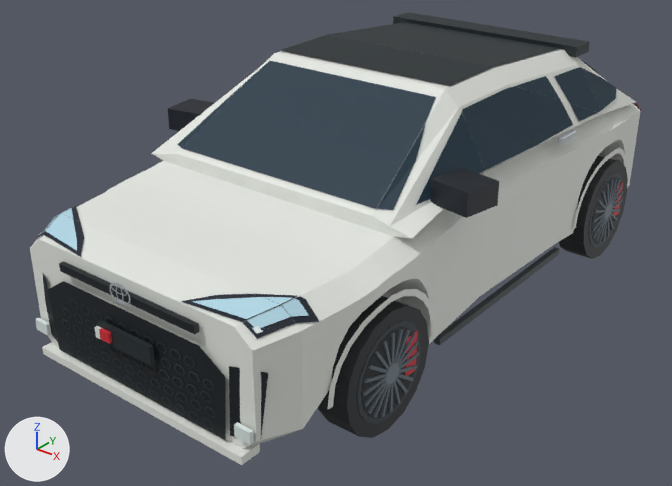
What one commit did to the glTF model web/models/yaris.glb.
The view is the same before and after, from a camera (50 mm lens) standing at (3.12, -4.37, 2.88) and looking at (-0.12, -0.31, 0.36). Lighting does not change. The marker at lower left points along +X, +Y and +Z. The picture after the commit comes second. Vertices at exactly the same position are counted once.

The older version as bpy lines, for what is in view:
```python
me_yaris_body = bpy.data.meshes.new('Yaris body')
me_yaris_body.from_pydata(...)  # 1745 vertices, 1963 faces; spans x -1.09..1.09, y -2.08..2.12, z 0.18..1.49
me_yaris_body.materials.append(mat_yaris_paint_and_tinted_glass)
me_yaris_wheel_shared = bpy.data.meshes.new('Yaris wheel shared')
me_yaris_wheel_shared.from_pydata(...)  # 296 vertices, 480 faces; spans x -0.112..0.112, y -0.34..0.34, z -0.34..0.34
me_yaris_wheel_shared.materials.append(mat_yaris_tyres_and_alloy_wheels)
ob_bl = bpy.data.objects.new('BL', me_yaris_wheel_shared)
ob_bl.location = (0.86, 1.25, 0.34)
ob_car = bpy.data.objects.new('car', me_yaris_body)
ob_car.location = (0.0, 0.0, 0.0)
ob_fl = bpy.data.objects.new('FL', me_yaris_wheel_shared)
ob_fl.location = (0.86, -1.24, 0.34)
```
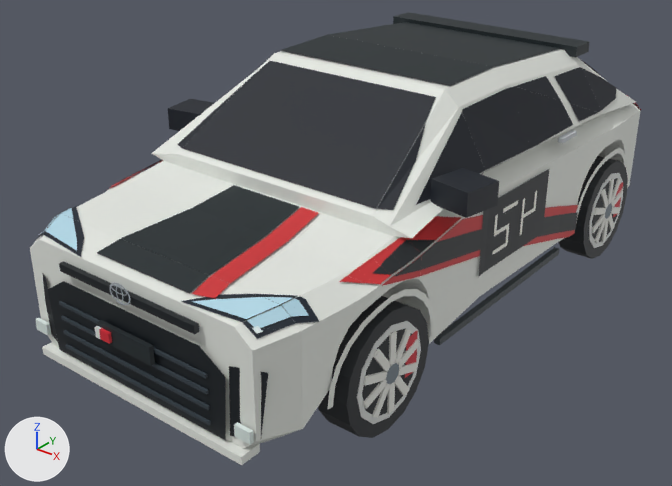
Where the change shows, as pixel boxes (x1, y1, x2, y2) in the pictures (672 x 486 px; the box of a moved part takes in the faces that stretch with it):
part 1 of me_yaris_body, deleted: before (66, 299, 216, 422)
part 2 of me_yaris_body, built on: before (62, 307, 214, 430); after (59, 160, 578, 425)
part 3 of me_yaris_body, recoloured: before (68, 61, 616, 362); after (178, 61, 616, 377)
part 4 of me_yaris_wheel_shared, added: after (387, 178, 614, 414)
part 5 of me_yaris_wheel_shared, rebuilt: before (381, 178, 617, 417); after (372, 179, 621, 418)
part 6 of me_yaris_wheel_shared, rebuilt: before (382, 183, 609, 405); after (373, 189, 615, 396)
part 7 of me_yaris_wheel_shared, rebuilt: before (375, 191, 614, 394); after (363, 189, 623, 409)
part 8 of me_yaris_wheel_shared, rebuilt: before (368, 200, 617, 381); after (363, 207, 621, 386)
part 9 of me_yaris_wheel_shared, deleted: before (363, 179, 623, 417)
part 10 of me_yaris_wheel_shared, moved or reshaped: before (359, 173, 624, 424); after (362, 173, 623, 424)
part 11 of me_yaris_wheel_shared, recoloured: (357, 173, 623, 422) in both

Edits to the bpy script that builds the scene:
```text
Change me_yaris_body:
    used by ob_car; location = (0.0, 0.0, 0.0)
    remove me_yaris_body.from_pydata(...)  # 1745 vertices, 1963 faces; spans x -1.09..1.09, y -2.08..2.12, z 0.18..1.49
    add me_yaris_body.from_pydata(...)  # 1772 vertices, 1748 faces; spans x -1.09..1.09, y -2.08..2.12, z 0.18..1.49
    me_yaris_body part 1: 49 loose pieces with 588 vertices, spanning x -0.52..0.57, y -2.03, z 0.26..0.61, are deleted
    me_yaris_body part 2: 17 vertices moved from x -0.52..-0.1, y -2.03, z 0.26..0.6 to x -0.94..0.94, y -2.04..-1.05, z 0.29..0.95; 87 vertices removed from x -0.54..0.54, y -2.03, z 0.26..0.61; 684 vertices added at x -0.95..0.95, y -2.04..0.87, z 0.27..0.98
    me_yaris_body part 3: 72 kept faces spanning x -0.89..0.89, y -2.04..1.67, z 0.29..1.44 get new vertex colours; the middle colour goes from dark blue #163242 to black #161c26
    other edits to the shape of me_yaris_body do not show in these pictures
Change me_yaris_wheel_shared:
    used by ob_fl; location = (0.86, -1.24, 0.34)
    remove me_yaris_wheel_shared.from_pydata(...)  # 296 vertices, 480 faces; spans x -0.112..0.112, y -0.34..0.34, z -0.34..0.34
    add me_yaris_wheel_shared.from_pydata(...)  # 200 vertices, 328 faces; spans x -0.112..0.112, y -0.34..0.34, z -0.34..0.34
    me_yaris_wheel_shared part 4: a new loose piece, a box spanning x 0.1..0.112, y -0.023..0.023, z -0.225..0.225, in mat_yaris_tyres_and_alloy_wheels
    me_yaris_wheel_shared part 5: the loose piece of 8 vertices spanning x 0.1..0.112, y -0.078..0.078, z -0.217..0.217 is rebuilt with 8 vertices and now spans x 0.1..0.112, y -0.15..0.15, z -0.195..0.195
    me_yaris_wheel_shared part 6: the loose piece of 8 vertices spanning x 0.1..0.112, y -0.078..0.078, z -0.217..0.217 is rebuilt with 8 vertices and now spans x 0.1..0.112, y -0.15..0.15, z -0.195..0.195
    me_yaris_wheel_shared part 7: the loose piece of 8 vertices spanning x 0.1..0.112, y -0.139..0.139, z -0.187..0.187 is rebuilt with 8 vertices and now spans x 0.1..0.112, y -0.221..0.221, z -0.091..0.091
    me_yaris_wheel_shared part 8: the loose piece of 8 vertices spanning x 0.1..0.112, y -0.187..0.187, z -0.139..0.139 is rebuilt with 8 vertices and now spans x 0.1..0.112, y -0.221..0.221, z -0.091..0.091
    me_yaris_wheel_shared part 9: 12 loose pieces with 96 vertices, spanning x -0.112..0.112, y -0.225..0.225, z -0.225..0.225, are deleted
    me_yaris_wheel_shared part 10: 40 vertices moved from x -0.101..0.101, y -0.245..0.245, z -0.245..0.245 to x -0.101..0.101, y -0.229..0.229, z -0.229..0.229; 18 vertices removed from x -0.101..0.101, y -0.187..0.235, z -0.187..0.187; 2 vertices added at x -0.101..0.101, y 0.227, z 0.0
    me_yaris_wheel_shared part 11: 32 kept faces spanning x -0.098..0.098, y -0.265..0.265, z -0.265..0.265 get new vertex colours; the middle colour goes from greyish blue #323b42 to light grey #d9dcda
    other edits to the shape of me_yaris_wheel_shared do not show in these pictures
```
